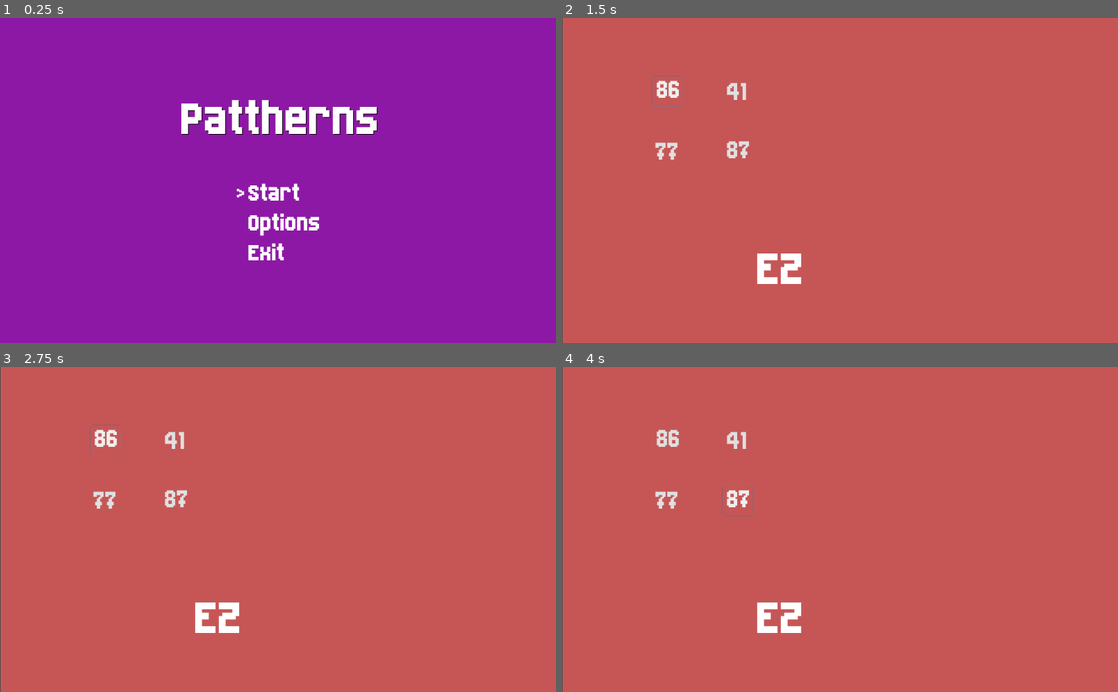
Above: before the commit, frames 1-4 (two rows, left to right).
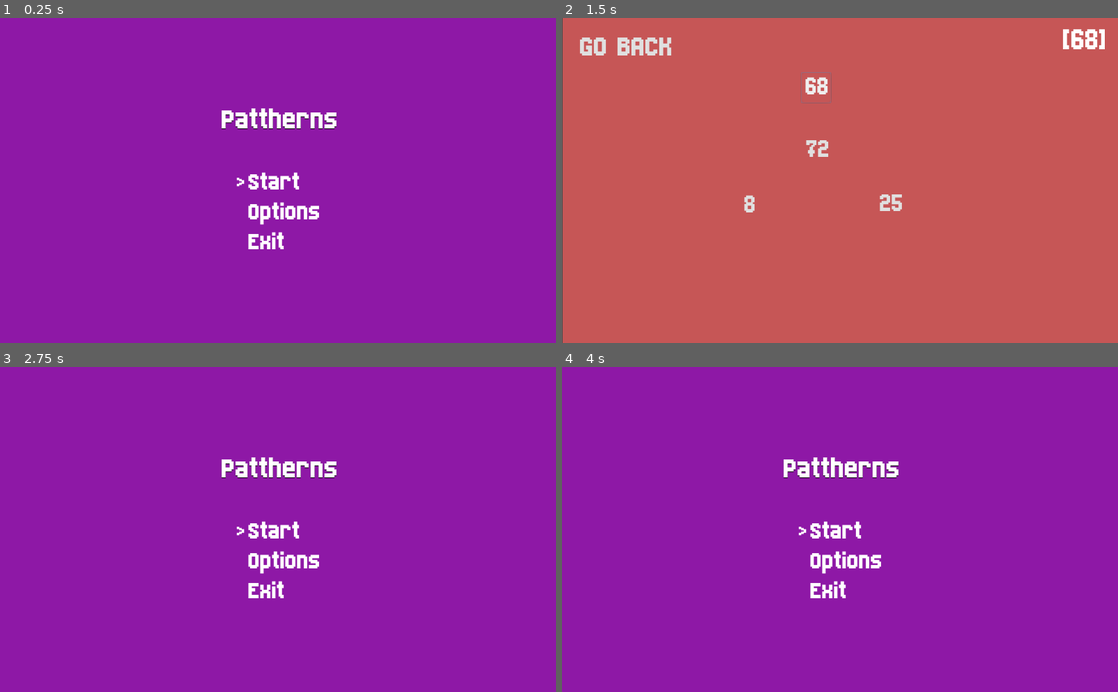
Above: after the commit, the same moments.

Repository: ezerssss/PathTerns
Game: Godot game, scene res://MainMenu.tscn
Same seed, same stepped clock (60 frames per second), same inputs: the game is played once before the commit and once after it.
Inputs (mouse positions are in pixels of both pictures, inside the frame that each line leads up to):
- Up to frame 1 (0.25 s): no input
- Up to frame 2 (1.5 s): tap Enter (ui_accept) at 0.5, 0.6, 0.77, 1.07 s; hold Up (ui_up) 0.53-1.25 s; click "86" (after the commit: "68") at 1.25 s
- Up to frame 3 (2.75 s): click (61, 396) at 2 s, where only the run after the commit has a clickable "GO BACK"
- Up to frame 4 (4 s): click (667, 500) at 2.75 s, where only the run before the commit has a clickable "77"; click (739, 500) at 3.5 s, where only the run before the commit has a clickable "87"

The runs differ from the first frame. In frame 1, 3.7% of the frame differs, in the area x 32-68%, y 25-75%; in frame 2, 2.6%; in frame 3, 100%, in the area x 0-100%, y 0-100%; in frame 4, 100%.

Commit message:
push daw kadyot ezra

Diff:
--- a/Button.gd
+++ b/Button.gd
@@ -1,6 +1,7 @@
 extends Button
 
 var number = "NA"
+
 onready var root = get_parent()
 
 func _ready():
@@ -9,5 +10,4 @@
 func _pressed():
 	number = get_text()
 	print(number)
-	root.user_array.append(number)
-	root.call_from_child()
+	root.add_number(number)
--- a/FirstScene.gd
+++ b/FirstScene.gd
@@ -8,6 +8,7 @@
 onready var button_second = get_node("Button2")
 onready var button_third = get_node("Button3")
 onready var button_fourth = get_node("Button4")
+onready var hi = get_node("hi")
 
 func _ready():
 	rng.randomize()
@@ -24,5 +25,15 @@
 	number_array.append(number)
 	return str(number)
 
-func call_from_child():
-	print(user_array)
+func add_number(_number):
+	if _number in user_array:
+		user_array.erase(_number)
+	else:
+		user_array.append(_number)
+	if user_array.size() == 0:
+		hi.text = ""
+	else:
+		hi.text = str(user_array)
+
+func main_menu():
+	get_tree().change_scene("res://MainMenu.tscn")
--- a/MainMenu.gd
+++ b/MainMenu.gd
@@ -1,6 +1,4 @@
 extends MarginContainer
-
-const first_scene = preload("res://FirstScene.tscn")
 
 onready var select_one = $CenterContainer/VBoxContainer/CenterContainer2/VBoxContainer/CenterContainer/HBoxContainer/selector_one
 onready var select_two = $CenterContainer/VBoxContainer/CenterContainer2/VBoxContainer/CenterContainer2/HBoxContainer/selector_two
@@ -28,8 +26,7 @@
 
 func handle_selection(_current_selection):
 	if _current_selection == 0:
-		get_parent().add_child(first_scene.instance())
-		queue_free()
+		get_tree().change_scene("res://star_pattern.tscn")
 	elif _current_selection == 1:
 		print("HELLO WORLD")
 	else:
--- a/MainMenu.tscn
+++ b/MainMenu.tscn
@@ -32,31 +32,31 @@
 margin_bottom = 600.0
 
 [node name="VBoxContainer" type="VBoxContainer" parent="CenterContainer"]
-margin_left = 327.0
-margin_top = 139.0
-margin_right = 697.0
-margin_bottom = 460.0
+margin_left = 402.0
+margin_top = 159.0
+margin_right = 622.0
+margin_bottom = 440.0
 custom_constants/separation = 60
 
 [node name="CenterContainer" type="CenterContainer" parent="CenterContainer/VBoxContainer"]
-margin_right = 370.0
-margin_bottom = 100.0
+margin_right = 220.0
+margin_bottom = 60.0
 
 [node name="Label" type="Label" parent="CenterContainer/VBoxContainer/CenterContainer"]
-margin_right = 370.0
-margin_bottom = 100.0
+margin_right = 220.0
+margin_bottom = 60.0
 custom_fonts/font = ExtResource( 1 )
 custom_colors/font_color_shadow = Color( 0, 0, 0, 1 )
 text = "Pattherns"
 
 [node name="CenterContainer2" type="CenterContainer" parent="CenterContainer/VBoxContainer"]
-margin_top = 160.0
-margin_right = 370.0
-margin_bottom = 321.0
+margin_top = 120.0
+margin_right = 220.0
+margin_bottom = 281.0
 
 [node name="VBoxContainer" type="VBoxContainer" parent="CenterContainer/VBoxContainer/CenterContainer2"]
-margin_left = 107.0
-margin_right = 262.0
+margin_left = 32.0
+margin_right = 187.0
 margin_bottom = 161.0
 
 [node name="CenterContainer" type="CenterContainer" parent="CenterContainer/VBoxContainer/CenterContainer2/VBoxContainer"]
@@ -80,6 +80,7 @@
 margin_right = 155.0
 margin_bottom = 51.0
 rect_min_size = Vector2( 135, 0 )
+mouse_default_cursor_shape = 2
 custom_fonts/font = SubResource( 3 )
 text = "Start"
 
@@ -104,6 +105,7 @@
 margin_left = 20.0
 margin_right = 155.0
 margin_bottom = 51.0
+mouse_default_cursor_shape = 2
 custom_fonts/font = SubResource( 3 )
 text = "Options"
 
@@ -129,5 +131,6 @@
 margin_right = 155.0
 margin_bottom = 51.0
 rect_min_size = Vector2( 135, 0 )
+mouse_default_cursor_shape = 2
 custom_fonts/font = SubResource( 3 )
 text = "Exit"
--- /dev/null
+++ b/back.gd
@@ -0,0 +1,6 @@
+extends Button
+
+onready var root = get_parent()
+
+func _pressed():
+	root.main_menu()
--- a/born2b.tres
+++ b/born2b.tres
@@ -4,5 +4,5 @@
 font_path = "res://Born2bSportyV2.ttf"
 
 [resource]
-size = 100
+size = 60
 font_data = SubResource( 1 )
--- a/FirstScene.tscn
+++ b/star_pattern.tscn
@@ -1,8 +1,9 @@
-[gd_scene load_steps=6 format=2]
+[gd_scene load_steps=7 format=2]
 
 [ext_resource path="res://born2b.tres" type="DynamicFont" id=1]
 [ext_resource path="res://FirstScene.gd" type="Script" id=2]
 [ext_resource path="res://Button.gd" type="Script" id=3]
+[ext_resource path="res://back.gd" type="Script" id=4]
 
 [sub_resource type="DynamicFontData" id=1]
 font_path = "res://Born2bSportyV2.ttf"
@@ -23,10 +24,10 @@
 }
 
 [node name="Button" type="Button" parent="."]
-margin_left = 164.855
-margin_top = 106.928
-margin_right = 214.855
-margin_bottom = 163.928
+margin_left = 438.855
+margin_top = 99.928
+margin_right = 494.855
+margin_bottom = 156.928
 custom_fonts/font = SubResource( 2 )
 text = "99"
 flat = true
@@ -36,10 +37,10 @@
 }
 
 [node name="Button2" type="Button" parent="."]
-margin_left = 162.186
-margin_top = 220.389
-margin_right = 218.186
-margin_bottom = 277.389
+margin_left = 440.186
+margin_top = 216.389
+margin_right = 496.186
+margin_bottom = 273.389
 custom_fonts/font = SubResource( 2 )
 text = "99"
 flat = true
@@ -49,10 +50,10 @@
 }
 
 [node name="Button3" type="Button" parent="."]
-margin_left = 294.335
-margin_top = 217.719
-margin_right = 350.335
-margin_bottom = 274.719
+margin_left = 575.335
+margin_top = 315.719
+margin_right = 631.335
+margin_bottom = 372.719
 custom_fonts/font = SubResource( 2 )
 text = "99"
 flat = true
@@ -62,10 +63,10 @@
 }
 
 [node name="Button4" type="Button" parent="."]
-margin_left = 291.665
-margin_top = 109.597
-margin_right = 347.665
-margin_bottom = 166.597
+margin_left = 314.665
+margin_top = 317.597
+margin_right = 370.665
+margin_bottom = 374.597
 custom_fonts/font = SubResource( 2 )
 text = "99"
 flat = true
@@ -75,12 +76,27 @@
 }
 
 [node name="hi" type="Label" parent="."]
-margin_left = 352.398
-margin_top = 416.47
-margin_right = 392.398
-margin_bottom = 430.47
+margin_left = 921.045
+margin_top = 13.0
+margin_right = 999.045
+margin_bottom = 73.0
+grow_horizontal = 0
+rect_clip_content = true
 custom_fonts/font = ExtResource( 1 )
-text = "EZ"
+align = 2
 __meta__ = {
 "_edit_use_anchors_": false
 }
+
+[node name="back" type="Button" parent="."]
+margin_left = 21.3575
+margin_top = 17.3529
+margin_right = 208.357
+margin_bottom = 93.3529
+custom_fonts/font = ExtResource( 1 )
+text = "GO BACK"
+flat = true
+script = ExtResource( 4 )
+__meta__ = {
+"_edit_use_anchors_": false
+}
